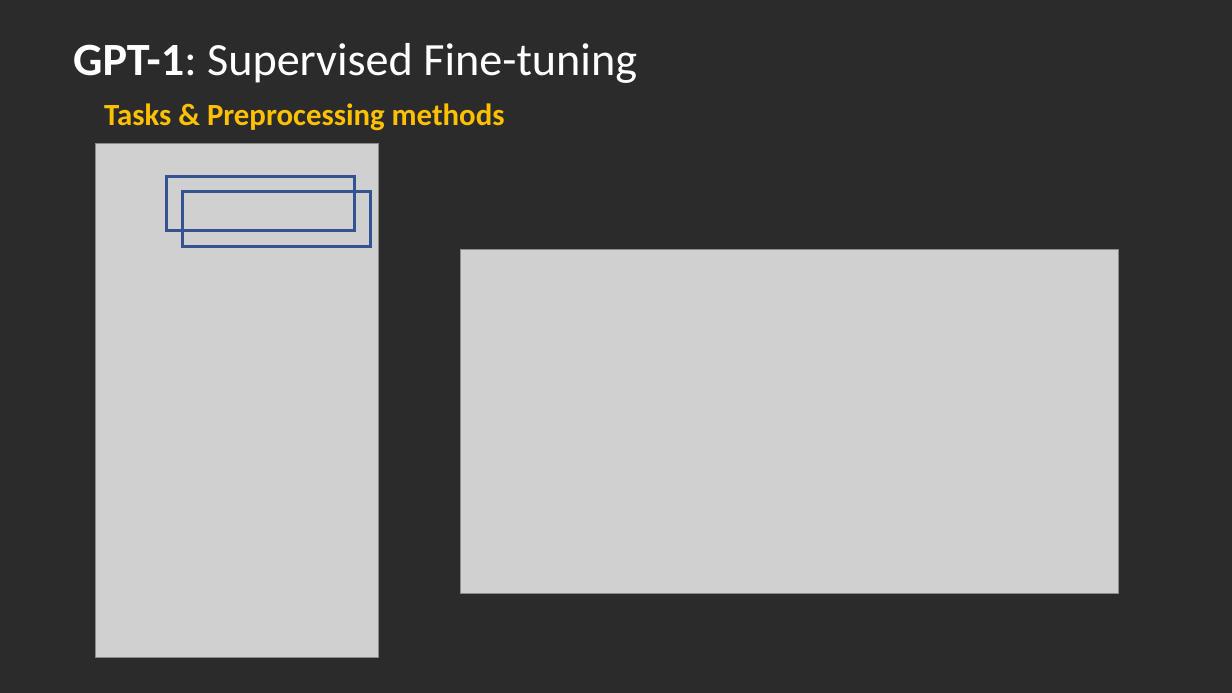
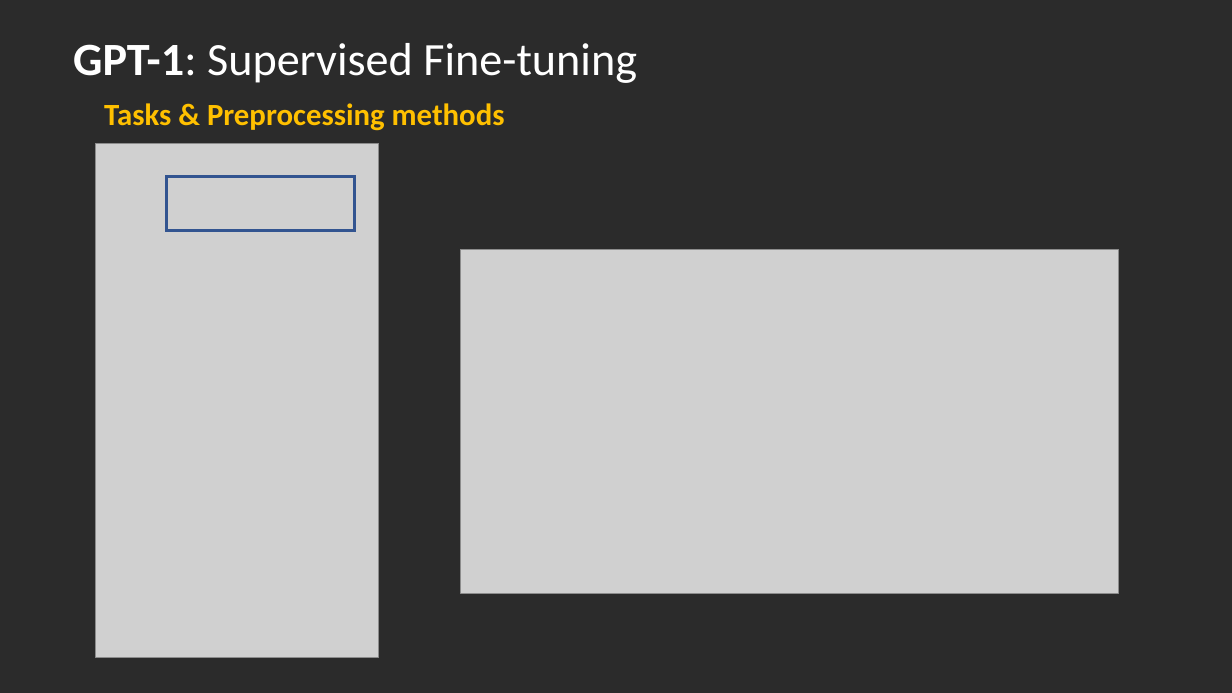
Before and after one commit to SchweitzerGAO/nlp-beginner-impl, a slide deck: slide 15 of gpt-studying/gpt-1-2.pptx. Drawn at 1232x693 pixels with LibreOffice and Linux fonts; fonts in the diff are those of the drawing; grey boxes stand for pictures; background and template pictures are left out; a plain dark background stands for a picture behind light text. Boxes give left, top, right and bottom in pixels: in the first picture for what was removed or moved away, otherwise in the second. Text is boxed around its words. In the diff, an @@ line names an element or a change of style, - is before the commit and + after.

Commit message:
Finished Lab 4

```diff
--- a/gpt-studying/gpt-1-2.pptx
+++ b/gpt-studying/gpt-1-2.pptx
@@ rectangle removed at <box>182,192,370,247</box> @@
```
Also in this commit, not shown: 1 other slide changed.
